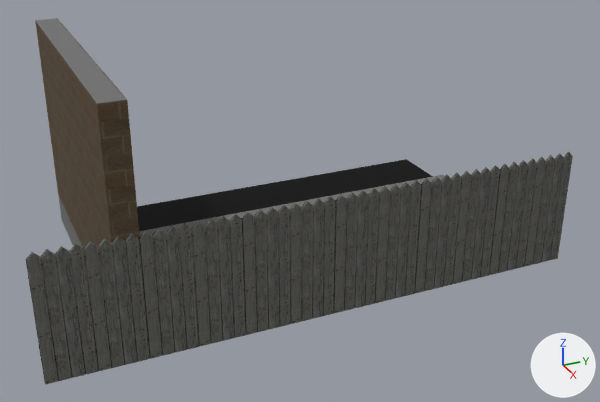
The Blender file Assets/World/Level3/Raw/Level3.blend as it was, and as the next commit left it.
Both versions are drawn from a 50 mm camera at (225.0, -54.0, 149.0) aimed at (-35.0, 63.0, 19.0). The lights are fixed; the arrows at lower right show +X, +Y and +Z.

In view in the first picture: 'Cube', 'Fence', 'Fence.001', 'Fence.002', 'Fence.003', 'Fence.004', 'Fence.005', 'Plane'.
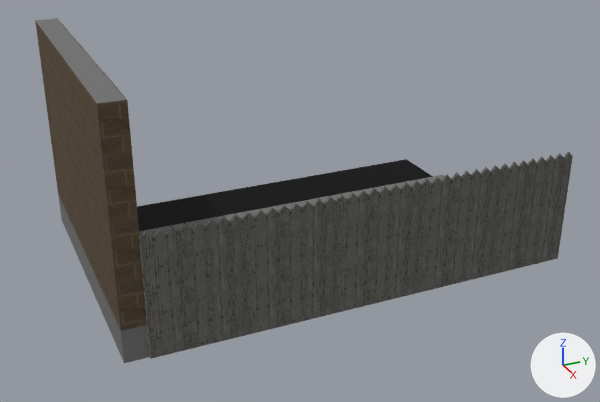
Pixel boxes (x1, y1, x2, y2) of what changed, in the pictures (600 x 402 px):
'Fence.005', deleted
    before: (26, 233, 150, 384)

Patch to the scene script:
```diff
--- a/Assets/World/Level3/Raw/Level3.blend.py
+++ b/Assets/World/Level3/Raw/Level3.blend.py
@@ ob_fence_005 @@
-ob_fence_005 = bpy.data.objects.new('Fence.005', me_cube_001)
-ob_fence_005.location = (8.0, -40.0, -4.0)
```
